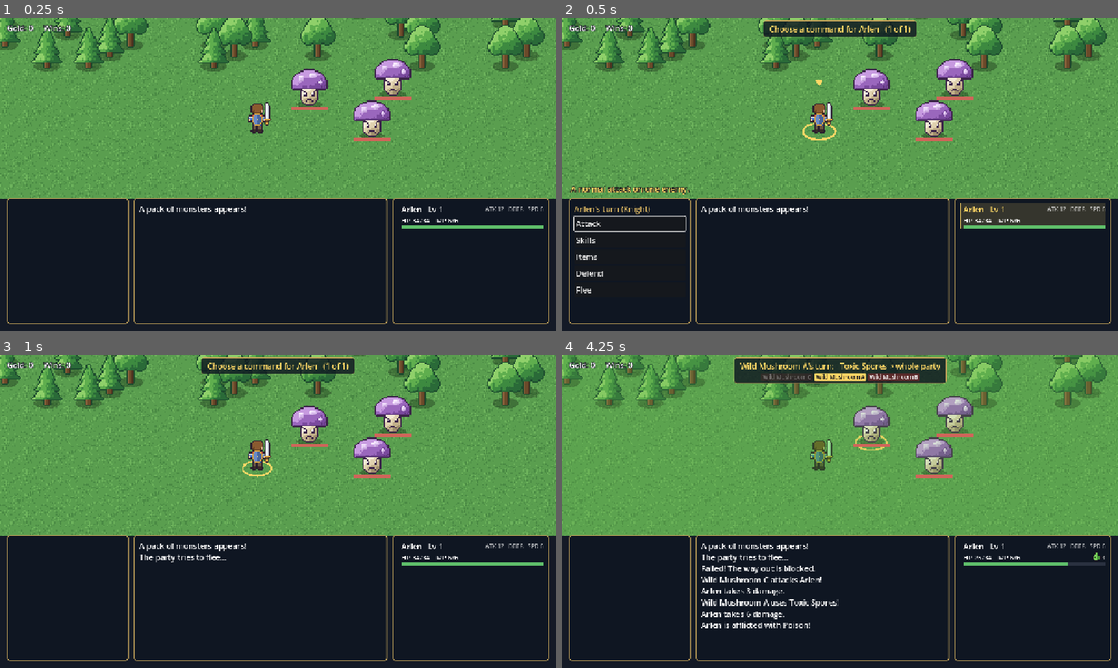
Above: before the commit, frames 1-4 (two rows, left to right).
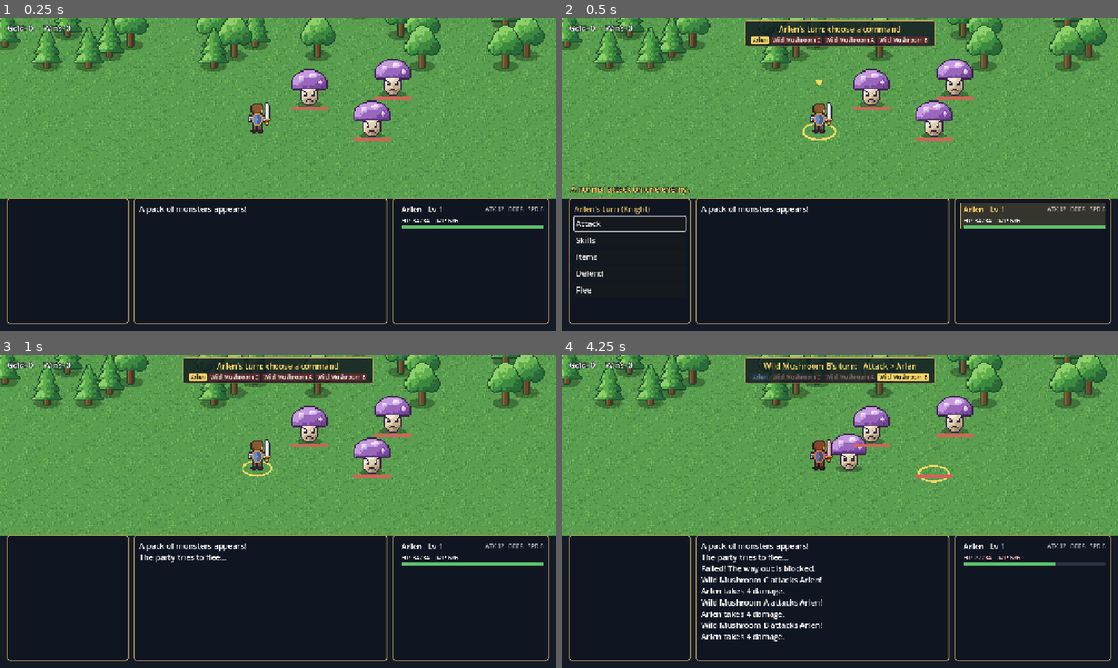
Above: after the commit, the same moments.

Repository: shuujin23/aveloria
Game: Godot game, scene res://scenes/battle.tscn
The game is run twice, just before and just after one commit, with the same random seed, the same clock (stepped at 60 frames per second) and the same inputs. This scene is started directly instead of the project's main scene.
Inputs (mouse positions are in pixels of both pictures, inside the frame that each line leads up to):
- Up to frame 1 (0.25 s): no input
- Up to frame 2 (0.5 s): no input
- Up to frame 3 (1 s): click "Flee" at 0.5 s
- Up to frame 4 (4.25 s): tap Enter (ui_accept) at 1.25, 1.52, 2.27, 3.77 s; move the mouse to (962, 495) at 1.27 s; hold Right (ui_right) 1.28-2.03 s; tap I at 1.35, 2.85 s; click (962, 495) at 1.42 s; move the mouse to (728, 527) at 2.02 s; hold Down (ui_down) 2.03-2.78 s; tap E at 2.1, 3.6 s; move the mouse to (895, 442) at 2.77 s; hold Right (ui_right) 2.78-3.53 s; move the mouse to (812, 574) at 3.52 s; hold Up (ui_up) from 3.53 s (still down); click (812, 574) at 3.67 s

Frame 1 is identical in both runs. In frame 2, 1.8% of the frame differs, in the area x 32-68%, y 0-10%; in frame 3, 1.8%; in frame 4, 4.5%, in the area x 1-98%, y 0-92%.

Commit message:
Battle: giliran per petarung dengan urutan tampil sejak awal ronde (v1.4)
- Urutan ronde diundi sekali di awal (BattleEngine.round_order) dan
  langsung ditampilkan; pemain memilih perintah saat giliran tokohnya
  tiba dan perintah itu langsung dijalankan.
- Bertahan berlaku sampai giliran berikutnya tokoh itu; Kabur bisa dicoba
  di giliran mana pun dan menghabiskan giliran kalau gagal.
- Tulisan rencana di atas kepala dan antrean perintah dihapus.
- Ratu Laba-laba diperkuat 10% karena pemain kini bisa bereaksi.
- Simulasi dan tes disesuaikan dengan alur giliran baru.

Co-Authored-By: Claude Fable 5.2 <noreply@anthropic.com>

Diff:
--- a/project.godot
+++ b/project.godot
@@ -11,7 +11,7 @@
 [application]
 
 config/name="Aveloria"
-config/version="1.3"
+config/version="1.4"
 run/main_scene="res://scenes/title.tscn"
 config/icon="res://icon.png"
 boot_splash/bg_color=Color(0.078, 0.102, 0.149, 1)
--- a/scripts/battle/battle_engine.gd
+++ b/scripts/battle/battle_engine.gd
@@ -109,27 +109,17 @@
 	return {"actor": e, "kind": "attack", "target": _random_living(party)}
 
 
-## Dipanggil sekali di awal ronde, sebelum aksi dijalankan.
-func begin_round(cmds: Array) -> void:
-	for b: Battler in party + enemies:
-		b.defending = false
-	for cmd: Dictionary in cmds:
-		if cmd.kind == "defend":
-			(cmd.actor as Battler).defending = true
-
-
-## Urutan aksi: AGI tertinggi lebih dulu, dengan sedikit unsur acak.
-func turn_order(cmds: Array) -> Array:
+## Urutan giliran satu ronde: semua petarung yang masih hidup, SPD tertinggi lebih dulu dengan sedikit
+## unsur acak. Diundi sekali di awal ronde; tiap petarung lalu beraksi saat gilirannya tiba.
+func round_order() -> Array:
 	var keyed: Array = []
-	for cmd: Dictionary in cmds:
-		var actor: Battler = cmd.actor
-		keyed.append({"cmd": cmd, "key": actor.stat("agi") * rng.randf_range(0.75, 1.25)})
+	for b: Battler in living(party + enemies):
+		keyed.append({"who": b, "key": b.stat("agi") * rng.randf_range(0.75, 1.25)})
 	keyed.sort_custom(func(a: Dictionary, b: Dictionary) -> bool: return a.key > b.key)
 	var out: Array = []
 	for k: Dictionary in keyed:
-		out.append(k.cmd)
+		out.append(k.who)
 	return out
-
 
 ## Tentukan sasaran akhir sebuah aksi sebelum dijalankan (untuk animasi), dan kunci
 ## sasaran itu di dalam cmd supaya execute() mengenai petarung yang sama.
@@ -154,14 +144,16 @@
 	return [actor]
 
 
-## Jalankan satu aksi; mengembalikan baris pesan untuk ditampilkan.
+## Jalankan giliran seorang petarung; mengembalikan baris pesan untuk ditampilkan.
 func execute(cmd: Dictionary) -> Array:
 	var lines: Array = []
 	var actor: Battler = cmd.actor
 	if not actor.is_alive():
 		return lines
+	actor.defending = false  # bertahan berlaku sampai giliran berikutnya petarung itu
 	match cmd.kind:
 		"defend":
+			actor.defending = true
 			lines.append(Loc.t("%s bersiaga menahan serangan.") % actor.display_name)
 		"attack":
 			var target := _retarget(cmd.get("target"), _foes(actor))
@@ -235,7 +227,6 @@
 		if m.is_alive():
 			m.mp = min(m.max_mp, m.mp + mp_gain(m))
 	for b: Battler in party + enemies:
-		b.defending = false
 		for status_id: String in b.statuses.keys():
 			var st: Dictionary = Db.STATUSES[status_id]
 			if st.has("dot") and b.is_alive():
--- a/scripts/battle/battle_scene.gd
+++ b/scripts/battle/battle_scene.gd
@@ -69,9 +69,11 @@
 var _units := {}  # Battler -> {"sprite": Sprite2D, "home": Vector2, "height": float, "tag": Control, "bar": ProgressBar}
 var _shown_hp := {}  # Battler -> HP yang terakhir ditampilkan, untuk mendeteksi siapa yang baru kena
 var _party_rows: Array = []  # {"name": Label, "stats": Label, "bar": ProgressBar}
-var _actors: Array = []  # anggota party yang masih hidup di ronde ini
-var _commands: Array = []
-var _cmd_index := -1
+var _order: Array = []  # petarung dalam urutan giliran ronde ini
+var _turn := -1  # indeks giliran yang sedang berjalan di _order
+var _current: Battler  # tokoh yang sedang memilih perintah (null saat aksi berjalan)
+var _last_cmd := {}  # perintah terakhir yang dipilih pemain
+var _hold := false  # uji tampilan: perintah hanya dicatat, tidak dijalankan
 var _back_cb := Callable()
 
 var _world: Node2D
@@ -187,16 +189,6 @@
 	return ""
 
 
-## Tulisan kecil di atas kepala tiap tokoh: perintah yang sudah dipilih untuk ronde ini.
-func _update_plans() -> void:
-	for m: Battler in engine.party:
-		var text := ""
-		for cmd: Dictionary in _commands:
-			if cmd.actor == m:
-				text = _cmd_text(cmd)
-		(_units[m].plan as Label).text = text
-
-
 func _set_banner(text: String) -> void:
 	_banner.text = text
 	(_banner.get_parent().get_parent() as Control).visible = text != ""
@@ -209,40 +201,38 @@
 		_active_ring.position = _home(b) + Vector2(0, 2)
 
 
-## Deretan nama sesuai urutan aksi ronde ini (ditentukan SPD).
-func _build_order(order: Array) -> void:
+## Deretan nama sesuai urutan giliran ronde ini (ditentukan SPD), tampil sejak awal ronde.
+func _build_order() -> void:
 	for child in _order_box.get_children():
 		_order_box.remove_child(child)
 		child.queue_free()
 	_order_chips.clear()
-	for cmd: Dictionary in order:
-		var b: Battler = cmd.actor
+	for b: Battler in _order:
 		var chip := Label.new()
 		chip.text = " %s " % b.display_name
 		chip.add_theme_font_size_override("font_size", 13)
 		_order_box.add_child(chip)
 		_order_chips.append(chip)
 	_order_box.visible = true
-	_mark_order(-1, order)
-
-
-## Tandai giliran ke-`index`: yang sudah lewat diredupkan, yang sedang beraksi berlatar emas.
-func _mark_order(index: int, order: Array) -> void:
+	_mark_order()
+
+
+## Tandai giliran yang sedang berjalan: yang sudah lewat diredupkan, yang sedang beraksi berlatar emas.
+func _mark_order() -> void:
 	for i in _order_chips.size():
 		var chip: Label = _order_chips[i]
-		var b: Battler = order[i].actor
+		var b: Battler = _order[i]
 		var box := StyleBoxFlat.new()
 		box.set_corner_radius_all(3)
 		box.bg_color = Color("5a2a2a") if b.is_enemy else Color("24406a")
 		chip.add_theme_color_override("font_color", Color.WHITE)
 		chip.modulate.a = 1.0
-		if i == index:
+		if i == _turn:
 			box.bg_color = COLOR_ACTIVE
 			chip.add_theme_color_override("font_color", Color("10141c"))
-		elif i < index or not b.is_alive():
+		elif i < _turn or not b.is_alive():
 			chip.modulate.a = 0.35
 		chip.add_theme_stylebox_override("normal", box)
-
 
 # ---------------------------------------------------------------- alur battle
 
@@ -256,7 +246,7 @@
 		if e.id == "raja":
 			music = "raja"
 	Audio.play_music(music)
-	_cmd_index = -1
+	_current = null
 	_log.clear()
 	_build_units()
 	_show_menu("", [])
@@ -280,19 +270,38 @@
 	_start_round()
 
 
+## Awal ronde: urutan giliran diundi sekali (SPD tertinggi cenderung lebih dulu) dan langsung ditampilkan,
+## lalu tiap petarung beraksi saat gilirannya tiba.
 func _start_round() -> void:
-	_actors = engine.living(engine.party)
-	_commands.clear()
-	_cmd_index = 0
-	_ask_command()
-
-
+	_order = engine.round_order()
+	_turn = -1
+	_build_order()
+	_next_turn()
+
+
+## Lanjut ke petarung berikutnya di urutan ronde ini; kalau sudah habis, tutup rondenya.
+func _next_turn() -> void:
+	_turn += 1
+	while _turn < _order.size() and not (_order[_turn] as Battler).is_alive():
+		_turn += 1
+	if _turn >= _order.size():
+		_end_round()
+		return
+	var actor: Battler = _order[_turn]
+	_mark_order()
+	if actor.is_enemy:
+		_current = null
+		_refresh()
+		_run_turn(engine.enemy_command(actor))
+	else:
+		_current = actor
+		_ask_command()
+
+
+## Tampilkan menu perintah untuk tokoh yang sedang mendapat giliran.
 func _ask_command() -> void:
-	if _cmd_index >= _actors.size():
-		_resolve_round()
-		return
+	var actor := _current
 	_refresh()
-	var actor: Battler = _actors[_cmd_index]
 	var foes := engine.living(engine.enemies)
 	var items: Array = [
 		{"text": Loc.t("Serang"), "hint": Loc.t("Serangan biasa ke satu musuh."), "unit": actor,
@@ -302,19 +311,14 @@
 			"cb": func() -> void: _skill_menu(actor)},
 		{"text": Loc.t("Barang"), "hint": Loc.t("Pakai barang dari tas."), "disabled": not _has_items(), "unit": actor,
 			"cb": func() -> void: _item_menu(actor)},
-		{"text": Loc.t("Bertahan"), "hint": Loc.t("Kerusakan yang diterima ronde ini jadi setengah, dan MP pulih dua kali lipat."), "unit": actor,
+		{"text": Loc.t("Bertahan"), "hint": Loc.t("Kerusakan yang diterima sampai giliran berikutnya jadi setengah, dan MP pulih dua kali lipat."), "unit": actor,
 			"cb": func() -> void: _push({"actor": actor, "kind": "defend"})},
+		{"text": Loc.t("Kabur"), "hint": Loc.t("Coba melarikan diri. Kalau gagal, giliran ini hangus."), "unit": actor,
+			"disabled": not engine.can_flee(), "cb": _attempt_flee},
 	]
-	var back := Callable()
-	if _cmd_index == 0:
-		items.append({"text": Loc.t("Kabur"), "hint": Loc.t("Coba melarikan diri dari pertarungan."), "unit": actor,
-			"disabled": not engine.can_flee(), "cb": _attempt_flee})
-	else:
-		back = _undo_command
-	_show_menu(Loc.t("Giliran %s (%s)") % [actor.display_name, Loc.t(actor.job)], items, back)
-	_order_box.visible = false
-	_set_banner(Loc.t("Pilih perintah untuk %s   (%d dari %d)") % [actor.display_name, _cmd_index + 1, _actors.size()])
-	_update_plans()
+	_show_menu(Loc.t("Giliran %s (%s)") % [actor.display_name, Loc.t(actor.job)], items)
+	_set_banner(Loc.t("Giliran %s: pilih perintah") % actor.display_name)
+	_mark_active(actor)
 
 
 func _skill_menu(actor: Battler) -> void:
@@ -344,13 +348,8 @@
 			_push(cmd)
 
 
-## Jumlah sebuah barang yang masih bisa dipilih: isi tas dikurangi yang sudah dipesan anggota lain ronde ini.
 func _available(item_id: String) -> int:
-	var count := int(Game.items.get(item_id, 0))
-	for cmd: Dictionary in _commands:
-		if cmd.kind == "item" and cmd.item == item_id:
-			count -= 1
-	return count
+	return int(Game.items.get(item_id, 0))
 
 
 func _has_items() -> bool:
@@ -370,7 +369,7 @@
 	return targets
 
 
-## Buka tampilan tas untuk memilih barang yang dipakai `actor` ronde ini.
+## Buka tampilan tas untuk memilih barang yang dipakai `actor` di gilirannya.
 func _item_menu(actor: Battler) -> void:
 	_bag_actor = actor
 	_show_menu(Loc.t("Barang"), [])
@@ -408,60 +407,45 @@
 		_point_at(list[0])
 
 
+## Perintah sudah lengkap: langsung jalankan sebagai giliran tokoh itu.
 func _push(cmd: Dictionary) -> void:
-	_commands.append(cmd)
-	_cmd_index += 1
-	_ask_command()
-
-
-func _undo_command() -> void:
-	_commands.pop_back()
-	_cmd_index -= 1
-	_ask_command()
-
-
+	_last_cmd = cmd
+	if _hold:  # uji tampilan: perintah hanya dicatat, lalu menu yang sama dibuka lagi
+		_ask_command()
+		return
+	_current = null
+	_run_turn(cmd)
+
+
+## Kabur menghabiskan giliran tokoh yang mencobanya kalau gagal.
 func _attempt_flee() -> void:
-	_cmd_index = -1
+	_current = null
 	_show_menu("", [])
 	_refresh()
 	await _say(Loc.t("Party mencoba kabur..."))
 	if engine.try_flee():
 		Audio.sfx("flee")
 		await _say(Loc.t("Berhasil lolos!"))
+		_mark_active(null)
+		_set_banner("")
 		_show_menu(Loc.t("Lolos"), [{"text": Loc.t("Lanjut"), "hint": Loc.t("Kembali ke peta."),
 			"cb": func() -> void: Game.return_to_world()}])
 	else:
 		await _say(Loc.t("Gagal! Jalan keluar terhalang."))
-		_commands.clear()
-		_resolve_round()
-
-
-func _resolve_round() -> void:
-	_cmd_index = -1
+		_next_turn()
+
+
+## Jalankan satu giliran (tokoh atau monster) lengkap dengan animasinya, lalu lanjut ke giliran berikutnya.
+func _run_turn(cmd: Dictionary) -> void:
 	_show_menu("", [])
-	var cmds := _commands.duplicate()
-	for e: Battler in engine.living(engine.enemies):
-		cmds.append(engine.enemy_command(e))
-	engine.begin_round(cmds)
-	_refresh()
-	_update_plans()
-	var order := engine.turn_order(cmds)
-	_build_order(order)
-
-	for turn in order.size():
-		var cmd: Dictionary = order[turn]
-		var actor: Battler = cmd.actor
-		_mark_order(turn, order)
-		if not actor.is_alive():
-			continue
-		_mark_active(actor)
-		# Mesin battle langsung mengubah HP; tampilan baru diperbarui tepat saat animasi "mengenai".
-		var targets := engine.resolve_targets(cmd)
-		var animate: bool = cmd.kind != "skill" or actor.mp >= int(Db.SKILLS[cmd.skill].mp)
-		_set_banner(Loc.t("Giliran %s:   %s") % [actor.display_name, _cmd_text(cmd)])
-		var lines := engine.execute(cmd)
-		if lines.is_empty():
-			continue
+	var actor: Battler = cmd.actor
+	_mark_active(actor)
+	# Mesin battle langsung mengubah HP; tampilan baru diperbarui tepat saat animasi "mengenai".
+	var targets := engine.resolve_targets(cmd)
+	var animate: bool = cmd.kind != "skill" or actor.mp >= int(Db.SKILLS[cmd.skill].mp)
+	_set_banner(Loc.t("Giliran %s:   %s") % [actor.display_name, _cmd_text(cmd)])
+	var lines := engine.execute(cmd)
+	if not lines.is_empty():
 		_log.append_text(String(lines[0]) + "\n")
 		if animate:
 			await _play_fx(cmd, targets)
@@ -471,30 +455,33 @@
 		for line: String in lines.slice(1):
 			await _say(line)
 		await _end_fx(actor)
-		if not actor.is_enemy:
-			(_units[actor].plan as Label).text = ""  # perintahnya sudah dijalankan
-		if engine.is_victory() or engine.is_defeat():
-			break
+	if engine.is_victory() or engine.is_defeat():
+		_mark_active(null)
+		_order_box.visible = false
+		_set_banner("")
+		if engine.is_victory():
+			_victory()
+		else:
+			_defeat()
+		return
+	_next_turn()
+
+
+## Akhir ronde: terbakar/racun melukai, efek yang habis masa berlakunya hilang, dan MP pulih.
+func _end_round() -> void:
 	_mark_active(null)
 	_order_box.visible = false
 	_set_banner("")
-
+	for line: String in engine.end_round():
+		_refresh()
+		await _say(line)
+	_refresh()
 	if engine.is_victory():
 		_victory()
 	elif engine.is_defeat():
 		_defeat()
 	else:
-		# Akhir ronde: terbakar/racun melukai dan efek yang habis masa berlakunya hilang.
-		for line: String in engine.end_round():
-			_refresh()
-			await _say(line)
-		_refresh()
-		if engine.is_victory():
-			_victory()
-		elif engine.is_defeat():
-			_defeat()
-		else:
-			_start_round()
+		_start_round()
 
 
 func _victory() -> void:
@@ -1114,9 +1101,7 @@
 func _refresh() -> void:
 	_info.text = Loc.t("Emas: %d     Menang: %d") % [Game.gold, Game.wins]
 
-	var current: Battler = null
-	if _cmd_index >= 0 and _cmd_index < _actors.size():
-		current = _actors[_cmd_index]
+	var current := _current
 	for i in Game.party.size():
 		var m: Battler = Game.party[i]
 		var row: Dictionary = _party_rows[i]
@@ -1155,7 +1140,7 @@
 			_flash(sprite)
 			_recoil(sprite, Vector2(-10, 5))
 		_shown_hp[m] = m.hp
-	if _cmd_index >= 0:
+	if current != null:
 		_mark_active(current)
 
 	for e: Battler in engine.enemies:
@@ -1297,16 +1282,7 @@
 
 	for i in engine.party.size():
 		var m: Battler = engine.party[i]
-		var hero := _add_unit(m, "%s_back_stand" % m.id, HERO_ANCHOR, _field_pos(PARTY_SLOTS[i % PARTY_SLOTS.size()]))
-		var plan := Label.new()  # perintah yang sudah dipilih, di atas kepala
-		plan.add_theme_font_size_override("font_size", 13)
-		plan.add_theme_color_override("font_color", COLOR_ACTIVE)
-		plan.horizontal_alignment = HORIZONTAL_ALIGNMENT_CENTER
-		plan.size = Vector2(260, 18)
-		plan.position = hero.home + Vector2(-130, -float(hero.height) - 38.0)
-		_add_text_outline(plan)
-		_tags.add_child(plan)
-		hero["plan"] = plan
+		_add_unit(m, "%s_back_stand" % m.id, HERO_ANCHOR, _field_pos(PARTY_SLOTS[i % PARTY_SLOTS.size()]))
 
 	var slots: Array = ENEMY_SLOTS[clampi(engine.enemies.size(), 1, 4)]
 	for i in engine.enemies.size():
--- a/scripts/db.gd
+++ b/scripts/db.gd
@@ -335,7 +335,7 @@
 		"xp": 16, "gold": 10, "skills": ["gigitan_racun", "jaring"], "immune": ["poison"]},
 	"roh_kabut": {"name": "Roh Kabut", "hp": 38, "mp": 20, "atk": 9, "defense": 14, "mag": 18, "agi": 9,
 		"xp": 15, "gold": 12, "skills": ["lidah_api"], "immune": ["burn"], "voice": "soft"},
-	"ratu": {"name": "Ratu Laba-laba", "hp": 608, "mp": 60, "atk": 37, "defense": 11, "mag": 17, "agi": 9,
+	"ratu": {"name": "Ratu Laba-laba", "hp": 668, "mp": 60, "atk": 40, "defense": 11, "mag": 18, "agi": 9,
 		"xp": 180, "gold": 220, "skills": ["gigitan_racun", "jaring_raksasa", "semburan_racun"], "immune": ["poison", "slow"],
 		"boss": true},
 	# --- Pegunungan Abu ---
--- a/scripts/loc_en.gd
+++ b/scripts/loc_en.gd
@@ -240,11 +240,11 @@
 	"Gunakan jurus khusus (memakai MP).": "Use a special skill (costs MP).",
 	"Barang": "Items",
 	"Pakai barang dari tas.": "Use an item from the bag.",
-	"Kerusakan yang diterima ronde ini jadi setengah, dan MP pulih dua kali lipat.": "Halves damage taken this round and doubles MP recovery.",
+	"Kerusakan yang diterima sampai giliran berikutnya jadi setengah, dan MP pulih dua kali lipat.": "Halves damage taken until your next turn and doubles MP recovery.",
 	"Kabur": "Flee",
-	"Coba melarikan diri dari pertarungan.": "Try to escape from the battle.",
+	"Coba melarikan diri. Kalau gagal, giliran ini hangus.": "Try to escape. If it fails, this turn is lost.",
 	"Giliran %s (%s)": "%s's turn (%s)",
-	"Pilih perintah untuk %s   (%d dari %d)": "Choose a command for %s   (%d of %d)",
+	"Giliran %s: pilih perintah": "%s's turn: choose a command",
 	"%s: pilih jurus": "%s: choose a skill",
 	"Jurus %s": "%s's skills",
 	"%s ke siapa?": "%s on whom?",
--- a/scripts/tests/flow.gd
+++ b/scripts/tests/flow.gd
@@ -544,7 +544,10 @@
 		await create_timer(0.2).timeout
 		await _shot("battle_status.png")
 
-		# Menu Barang di battle: pilih Ramuan untuk Selene, lalu pastikan perintahnya tercatat.
+		# Uji tampilan menu battle: perintah hanya dicatat (_hold), dan Arlen dibuat selalu mendapat giliran pertama.
+		current_scene.set("_hold", true)
+		(eng.party[0] as Battler).agi = 999
+		# Menu Barang di battle: pilih Ramuan, lalu pastikan perintahnya tercatat.
 		_game.items = {"ramuan": 1, "air_kehidupan": 1}
 		(eng.party[1] as Battler).hp = 5
 		current_scene.call("_start_round")
@@ -557,13 +560,15 @@
 		await create_timer(0.1).timeout
 		_expect(not bag.visible, "battle: tas tertutup setelah barang dipilih")
 		(root.gui_get_focus_owner() as Button).pressed.emit()  # sasaran pertama: Arlen
-		var queued: Array = current_scene.get("_commands")
-		_expect(queued.size() == 1 and queued[0].kind == "item" and queued[0].item == "ramuan", "battle: memilih barang mencatat perintah item")
-		_expect(current_scene.call("_available", "ramuan") == 0, "battle: Ramuan terakhir tidak bisa dipesan dua kali dalam satu ronde")
+		var picked: Dictionary = current_scene.get("_last_cmd")
+		_expect(picked.get("kind") == "item" and picked.get("item") == "ramuan", "battle: memilih barang mencatat perintah item")
 
 		# Memilih sasaran dengan mouse: klik monster kedua untuk Serang, lalu klik rekan untuk Pulih.
 		current_scene.call("_start_round")
-		_expect((current_scene.get("_banner") as Label).text.begins_with("Pilih perintah untuk Arlen"), "banner menyebut giliran siapa yang memilih perintah")
+		_expect((current_scene.get("_banner") as Label).text == "Giliran Arlen: pilih perintah", "banner menyebut giliran siapa yang memilih perintah")
+		var chips: Array = current_scene.get("_order_chips")
+		_expect((current_scene.get("_order_box") as Control).is_visible_in_tree() and chips.size() == eng.living(eng.party + eng.enemies).size(), "urutan giliran tampil sejak awal ronde (%d petarung)" % chips.size())
+		_expect((chips[0] as Label).text.strip_edges() == "Arlen", "petarung tercepat berada paling depan di urutan")
 		_expect((current_scene.get("_active_ring") as Node2D).visible, "lingkaran penanda ada di kaki tokoh yang sedang memilih")
 		(root.gui_get_focus_owner() as Button).pressed.emit()  # Serang
 		await create_timer(0.1).timeout
@@ -573,15 +578,14 @@
 		await _mouse(foe_rect.get_center(), false)
 		await _shot("battle_sasaran.png")
 		await _mouse(foe_rect.get_center(), true)
-		queued = current_scene.get("_commands")
-		_expect(queued.size() == 1 and queued[0].kind == "attack" and queued[0].target == foe, "klik monster di arena memilihnya sebagai sasaran Serang")
-		_expect(((current_scene.get("_units") as Dictionary)[eng.party[0]].plan as Label).text == "Serang > %s" % foe.display_name, "perintah yang dipilih tampil di atas kepala tokoh")
+		picked = current_scene.get("_last_cmd")
+		_expect(picked.get("kind") == "attack" and picked.get("target") == foe, "klik monster di arena memilihnya sebagai sasaran Serang")
 		current_scene.call("_choose_skill", eng.party[2], "pulih")
 		var ally: Battler = eng.party[1]
 		var ally_rect: Rect2 = (current_scene.get("_units") as Dictionary)[ally].rect
 		await _mouse(ally_rect.get_center(), true)
-		queued = current_scene.get("_commands")
-		_expect(queued.size() == 2 and queued[1].kind == "skill" and queued[1].target == ally, "klik rekan di arena memilihnya sebagai sasaran Pulih")
+		picked = current_scene.get("_last_cmd")
+		_expect(picked.get("kind") == "skill" and picked.get("target") == ally, "klik rekan di arena memilihnya sebagai sasaran Pulih")
 		await _shot("battle_rencana.png")
 		var stat_row: Dictionary = (current_scene.get("_party_rows") as Array)[0]
 		_expect((stat_row["atk"] as Label).text.begins_with("ATK ") and (stat_row["defense"] as Label).text.begins_with("DEF ") and (stat_row["agi"] as Label).text.begins_with("SPD "), "panel party menampilkan ATK, DEF, dan SPD")
--- a/scripts/tests/sim.gd
+++ b/scripts/tests/sim.gd
@@ -136,14 +136,10 @@
 ## Mengembalikan jumlah ronde; negatif kalau party kalah.
 func _fight(eng: BattleEngine) -> int:
 	for r in range(1, 200):
-		var cmds: Array = []
-		for m: Battler in eng.living(eng.party):
-			cmds.append(_policy(eng, m))
-		for e: Battler in eng.living(eng.enemies):
-			cmds.append(eng.enemy_command(e))
-		eng.begin_round(cmds)
-		for cmd: Dictionary in eng.turn_order(cmds):
-			eng.execute(cmd)
+		for b: Battler in eng.round_order():  # tiap petarung memutuskan saat gilirannya tiba
+			if not b.is_alive():
+				continue
+			eng.execute(eng.enemy_command(b) if b.is_enemy else _policy(eng, b))
 			if eng.is_victory():
 				return r
 			if eng.is_defeat():
--- a/scripts/tests/status_test.gd
+++ b/scripts/tests/status_test.gd
@@ -106,22 +106,24 @@
 	mage.mp = 10
 	knight.mp = 0
 	regen_bat.mp = 0
-	regen.begin_round([])
 	regen.end_round()
 	_expect(mage.mp == 10 + roundi(mage.max_mp * Db.MP_REGEN), "MP pulih %d%% MP maksimum tiap ronde (+%d)" % [roundi(Db.MP_REGEN * 100), mage.mp - 10])
 	_expect(knight.mp == 1, "MP pulih minimal 1 tiap ronde")
 	_expect(regen_bat.mp == 0, "MP monster tidak pulih")
 	mage.mp = 10
-	regen.begin_round([{"actor": mage, "kind": "defend"}])
+	regen.execute({"actor": mage, "kind": "defend"})
 	regen.end_round()
 	_expect(mage.mp == 10 + roundi(roundi(mage.max_mp * Db.MP_REGEN) * Db.MP_REGEN_DEFEND), "Bertahan melipatgandakan pemulihan MP (+%d)" % (mage.mp - 10))
+	_expect(mage.defending, "Bertahan tetap berlaku melewati akhir ronde, sampai giliran berikutnya")
+	regen.execute({"actor": mage, "kind": "attack", "target": regen_bat})
+	_expect(not mage.defending, "Bertahan berakhir saat tokoh itu mendapat giliran lagi")
+	var order := regen.round_order()
+	_expect(order.size() == 3 and order.has(mage) and order.has(knight) and order.has(regen_bat), "urutan ronde memuat semua petarung yang masih hidup")
 	mage.mp = mage.max_mp - 1
-	regen.begin_round([])
 	regen.end_round()
 	_expect(mage.mp == mage.max_mp, "MP tidak melebihi maksimum")
 	mage.hp = 0
 	mage.mp = 5
-	regen.begin_round([])
 	regen.end_round()
 	_expect(mage.mp == 5, "anggota yang tumbang tidak memulihkan MP")
 
--- a/scripts/tests/update_test.gd
+++ b/scripts/tests/update_test.gd
@@ -16,7 +16,7 @@
 	_expect(not UpdateCheck.is_newer("v1.1", "1.2"), "versi lama bukan versi baru")
 	_expect(UpdateCheck.latest_tag('{"tag_name": "v1.3", "name": "Aveloria v1.3"}') == "v1.3", "tag dibaca dari jawaban GitHub")
 	_expect(UpdateCheck.latest_tag("<html>rusak</html>") == "" and UpdateCheck.latest_tag("[]") == "", "jawaban yang tidak terbaca diabaikan")
-	_expect(UpdateCheck.current_version() == "1.3", "versi game ini tercatat di project.godot (%s)" % UpdateCheck.current_version())
+	_expect(UpdateCheck.current_version() == "1.4", "versi game ini tercatat di project.godot (%s)" % UpdateCheck.current_version())
 
 	AudioServer.set_bus_mute(0, true)
 	change_scene_to_file("res://scenes/title.tscn")
Not shown, changed: export_presets.cfg
Not shown, changed: docs/DESAIN.md
